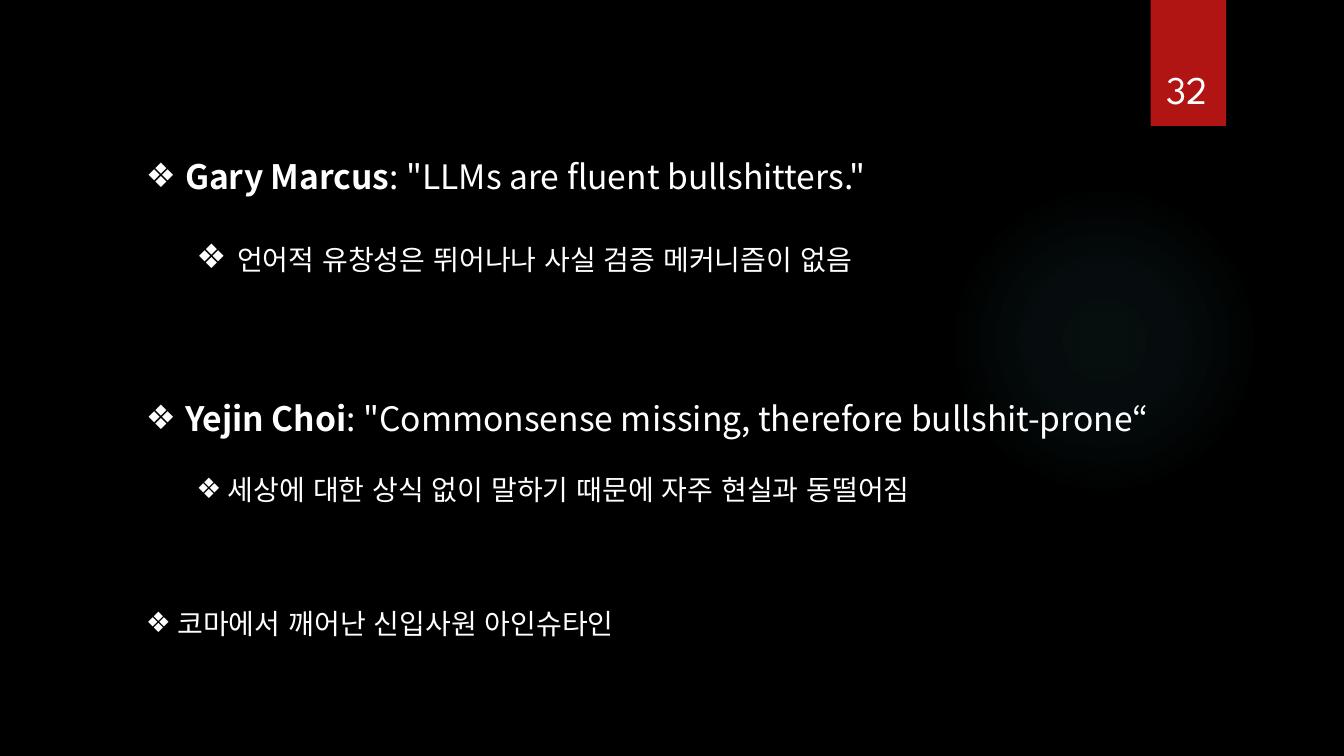
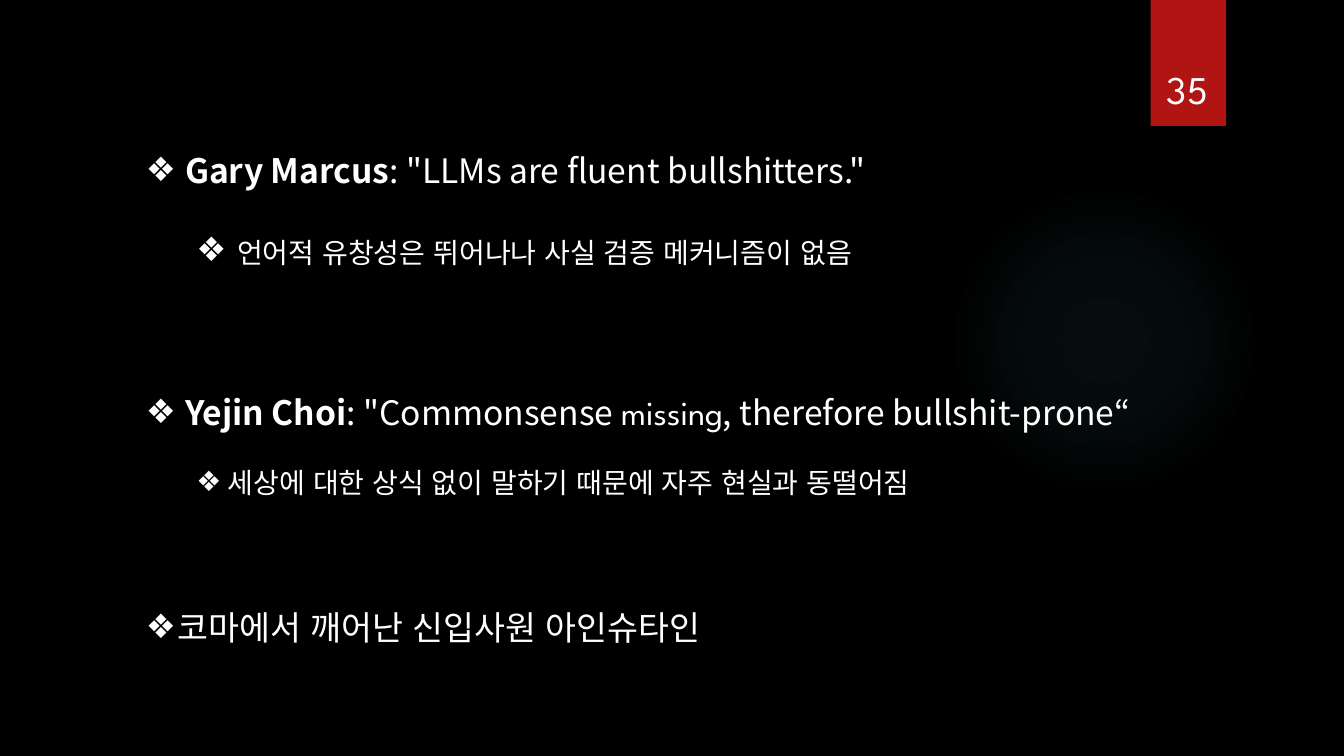
Before and after one commit to ancestor9/Introduction-to-BigData-Analysis, a slide deck: slide 35 of AI 역량강화.pptx (slide 32 before the commit). Drawn at 1344x756 pixels with LibreOffice and Linux fonts; fonts in the diff are those of the drawing; background and template pictures are left out. Boxes give left, top, right and bottom in pixels: in the first picture for what was removed or moved away, otherwise in the second. Text is boxed around its words. In the diff, an @@ line names an element or a change of style, - is before the commit and + after.

```diff
--- a/AI 역량강화.pptx
+++ b/AI 역량강화.pptx
@@ page number at bbox=[1167, 77, 1208, 105]: text changed @@
-32
+35
@@ text at bbox=[177, 397, 1131, 643]: font Noto Sans CJK KR to League Spartan in "missing,"; size 20 to 24 pt in "코마에서 깨어난 신입사원 아인슈타인" @@
```
Also in this commit, not shown: 37 other slides changed, 6 slides added, 1 slide removed, 1 other file.
